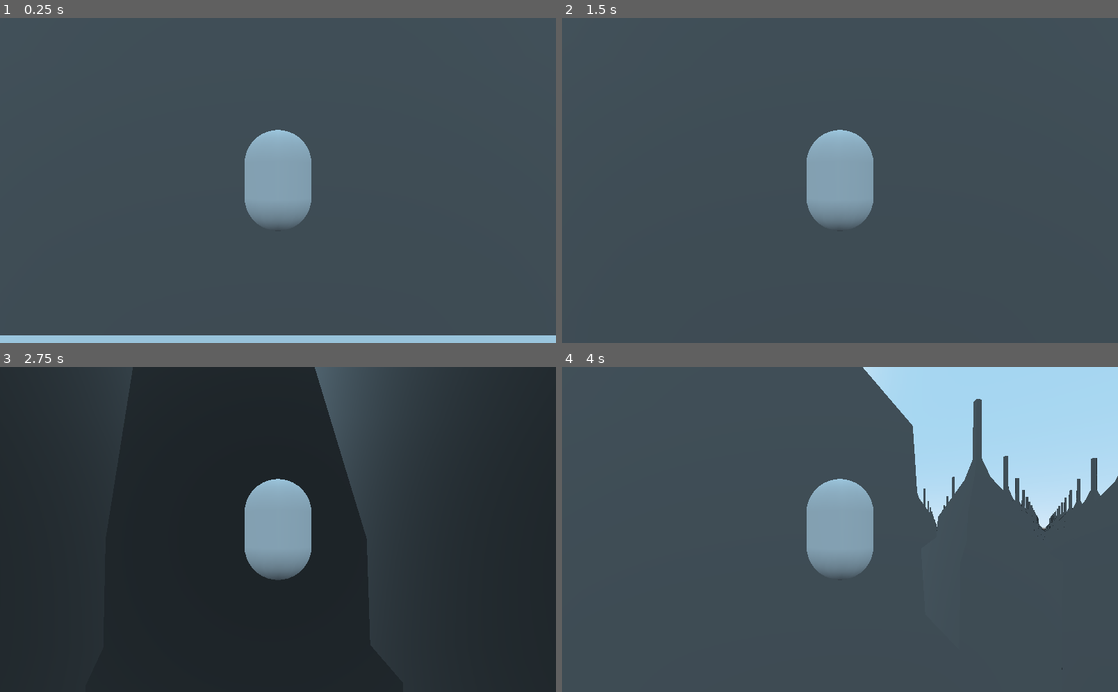
Above: before the commit, frames 1-4 (two rows, left to right).
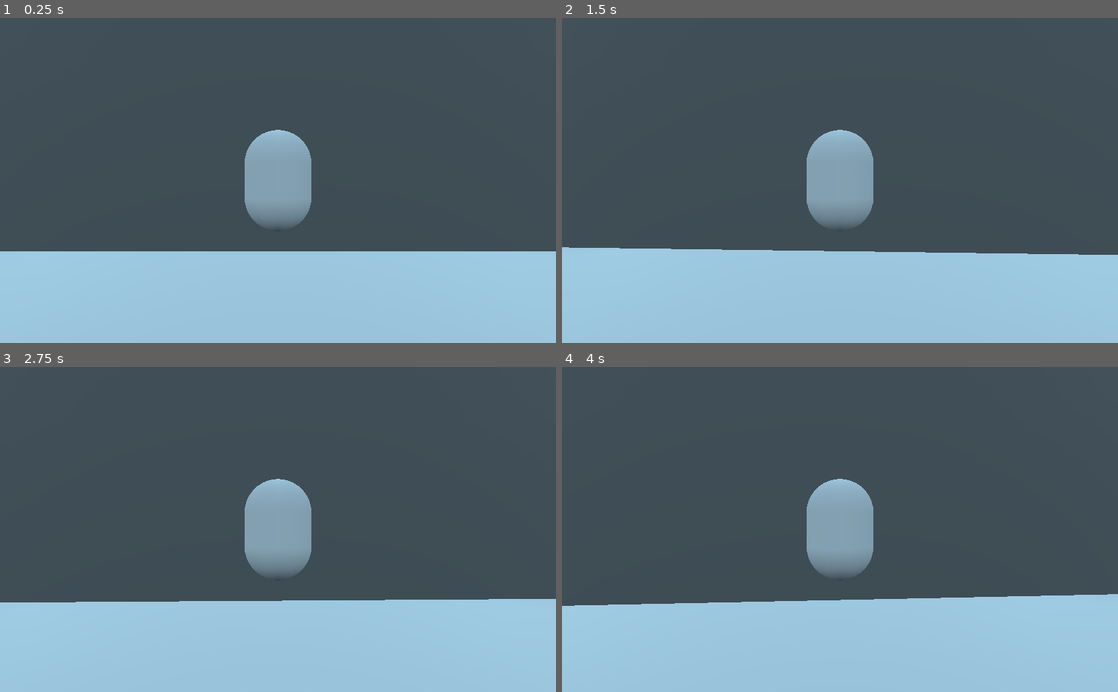
Above: after the commit, the same moments.

Repository: savenger/up-the-roots
Game: Godot game, scene res://src/levels/test_level.tscn
The game is run twice, just before and just after one commit, with the same random seed, the same clock (stepped at 60 frames per second) and the same inputs.
Inputs (mouse positions are in pixels of both pictures, inside the frame that each line leads up to):
- Up to frame 1 (0.25 s): no input
- Up to frame 2 (1.5 s): tap Enter at 0.5 s; move the mouse to (867, 180) at 0.52 s; hold Shift (run, bound only after the commit) 0.53-1.28 s; hold W (forward) from 0.53 s (still down); tap Space (jump) at 0.77, 0.8, 1.07, 1.25, 1.35 s; move the mouse to (812, 180) at 1.27 s
- Up to frame 3 (2.75 s): keep holding W (forward); tap Space (jump) at 1.52, 1.82, 2.3 s; tap Shift (run, bound only after the commit) at 1.55 s; tap Enter at 2 s; move the mouse to (289, 523) at 2.02 s; hold Shift (run, bound only after the commit) from 2.03 s (still down)
- Up to frame 4 (4 s): keep holding W (forward); move the mouse to (834, 536) at 2.77 s; release Shift (run, bound only after the commit) at 2.78 s; tap Q at 2.85 s; tap Space (jump) at 3.02, 3.32 s; tap Shift (run, bound only after the commit) at 3.05 s; move the mouse to (878, 532) at 3.52 s; hold Space (jump) from 3.53 s (still down); tap E at 3.6 s

The runs differ from the first frame. In frame 1, 26% of the frame differs, in the area x 0-100%, y 71-98%; in frame 2, 28%; in frame 3, 88%, in the area x 0-100%, y 0-100%; in frame 4, 43%.

Commit message:
smooth

Diff:
--- a/project.godot
+++ b/project.godot
@@ -62,12 +62,17 @@
 }
 jump={
 "deadzone": 0.5,
-"events": [ Object(InputEventKey,"resource_local_to_scene":false,"resource_name":"","device":0,"alt":false,"shift":false,"control":false,"meta":false,"command":false,"pressed":false,"scancode":0,"physical_scancode":32,"unicode":0,"echo":false,"script":null)
+"events": [ Object(InputEventKey,"resource_local_to_scene":false,"resource_name":"","device":0,"alt":false,"shift":false,"control":false,"meta":false,"command":false,"pressed":false,"scancode":32,"physical_scancode":0,"unicode":0,"echo":false,"script":null)
  ]
 }
 debug={
 "deadzone": 0.5,
 "events": [ Object(InputEventKey,"resource_local_to_scene":false,"resource_name":"","device":0,"alt":false,"shift":false,"control":false,"meta":false,"command":false,"pressed":false,"scancode":0,"physical_scancode":71,"unicode":0,"echo":false,"script":null)
+ ]
+}
+run={
+"deadzone": 0.5,
+"events": [ Object(InputEventKey,"resource_local_to_scene":false,"resource_name":"","device":0,"alt":false,"shift":false,"control":false,"meta":false,"command":false,"pressed":false,"scancode":16777237,"physical_scancode":0,"unicode":0,"echo":false,"script":null)
  ]
 }
 
--- a/src/player/player.gd
+++ b/src/player/player.gd
@@ -1,8 +1,15 @@
 extends KinematicBody
 
-export var speed := 300.0
-export var jump_strength := 200.0
-export var gravity := 100.0
+export var default_speed := 75.0
+export var run_speed := 500.0
+export var acc := 10.0
+export var jump_strength := 300.0
+export var jump_acc := 8.0
+export var gravity := 700.0
+export var max_jump_time := 0.3
+
+var is_jumping = false
+var jump_timer = 0
 
 signal debug_output
 
@@ -16,16 +23,24 @@
 	move_direction.x = Input.get_action_strength("right") - Input.get_action_strength("left")
 	move_direction.z = Input.get_action_strength("back") - Input.get_action_strength("forward")
 	move_direction = move_direction.rotated(Vector3.UP, _camera_joint.rotation.y).normalized()
-	_velocity.x = move_direction.x * speed
-	_velocity.z = move_direction.z * speed
+	var speed = default_speed
+	if Input.is_action_pressed("run"):
+		speed = run_speed
+	_velocity = lerp(_velocity, move_direction * speed, delta * acc) # smooth movement
 	_velocity.y -= gravity * delta
-	var just_landed := is_on_floor() and _snap_vector == Vector3.ZERO
-	var is_jumping := is_on_floor() and Input.is_action_just_pressed("jump")
 	if Input.is_action_just_pressed("debug"):
 		emit_signal("debug_output")
+	if jump_timer > 0:
+		jump_timer -= delta
+	var just_landed := is_on_floor() and _snap_vector == Vector3.ZERO
+	var jump_now := is_on_floor() and Input.is_action_just_pressed("jump")
+	if jump_now:
+		is_jumping = true
+		jump_timer = max_jump_time
+		_snap_vector = Vector3.ZERO
+	is_jumping = is_jumping and Input.is_action_pressed("jump") and jump_timer > 0
 	if is_jumping:
-		_velocity.y = jump_strength
-		_snap_vector = Vector3.ZERO
+		_velocity.y += jump_strength * jump_acc * delta
 	elif just_landed:
 		_snap_vector = Vector3.DOWN
 	_velocity = move_and_slide_with_snap(_velocity, _snap_vector, Vector3.UP, true)
